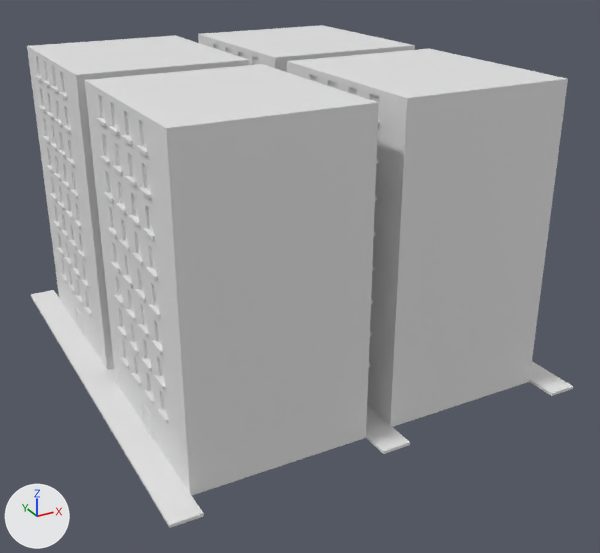
Before and after pictures for a commit that changed the Blender file CyberpunkAlley.blend.
Before and after are seen from a camera (50 mm lens) standing at (-38.2, -52.0, 30.8) and looking at (-11.1, -2.8, 6.1). The axes (+X, +Y, +Z) are drawn at lower left. The lights are the same throughout.

Objects in the first picture: 'Pathway.001', 'Pathway.002', 'Pathway.003', 'predio A', 'predio B', 'predio C', 'predio D'.
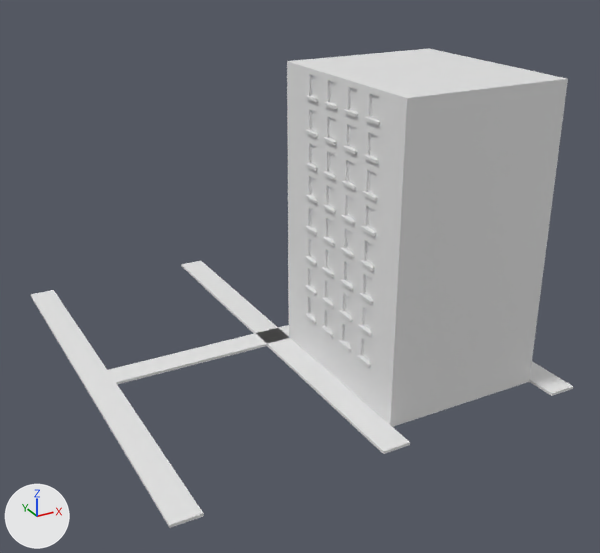
Location of each change, [x1, y1, x2, y2] in pixels of the pictures (600 x 553 px):
'predio C', hidden
    before: [85, 64, 379, 495]
'predio D', hidden
    before: [27, 35, 249, 370]
'predio B', hidden
    before: [198, 25, 415, 72]
'Pathway.002', unchanged, uncovered by the edit
    before: [366, 405, 410, 454]
    after: [181, 261, 410, 454]
'Pathway.004', unchanged, uncovered by the edit
    before: [108, 368, 116, 382]
    after: [108, 325, 290, 385]

What changed in the scene script:
```text
Change ob_predio_b:
    add ob_predio_b.hide_set(True)
Change ob_predio_c:
    add ob_predio_c.hide_set(True)
Change ob_predio_d:
    add ob_predio_d.hide_set(True)
```
